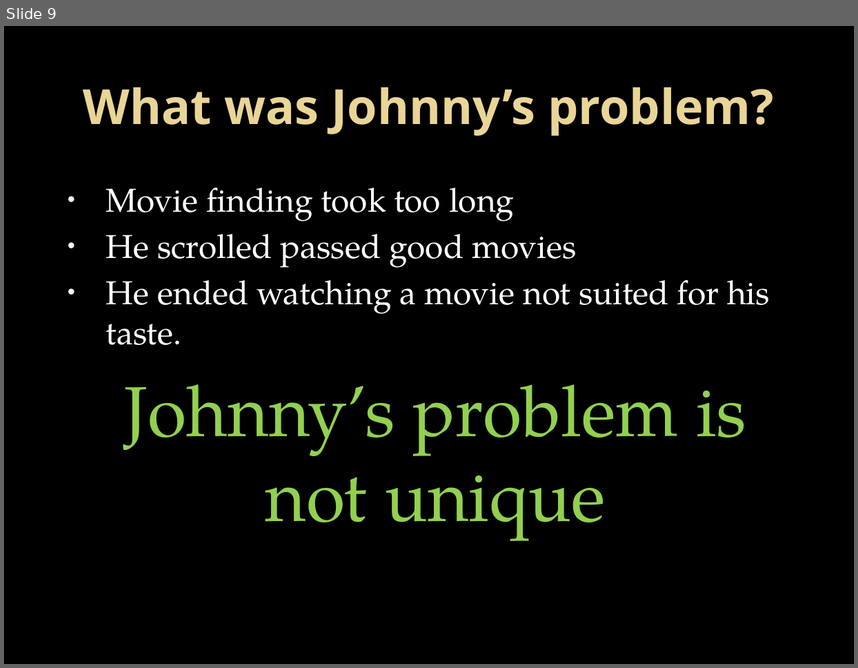
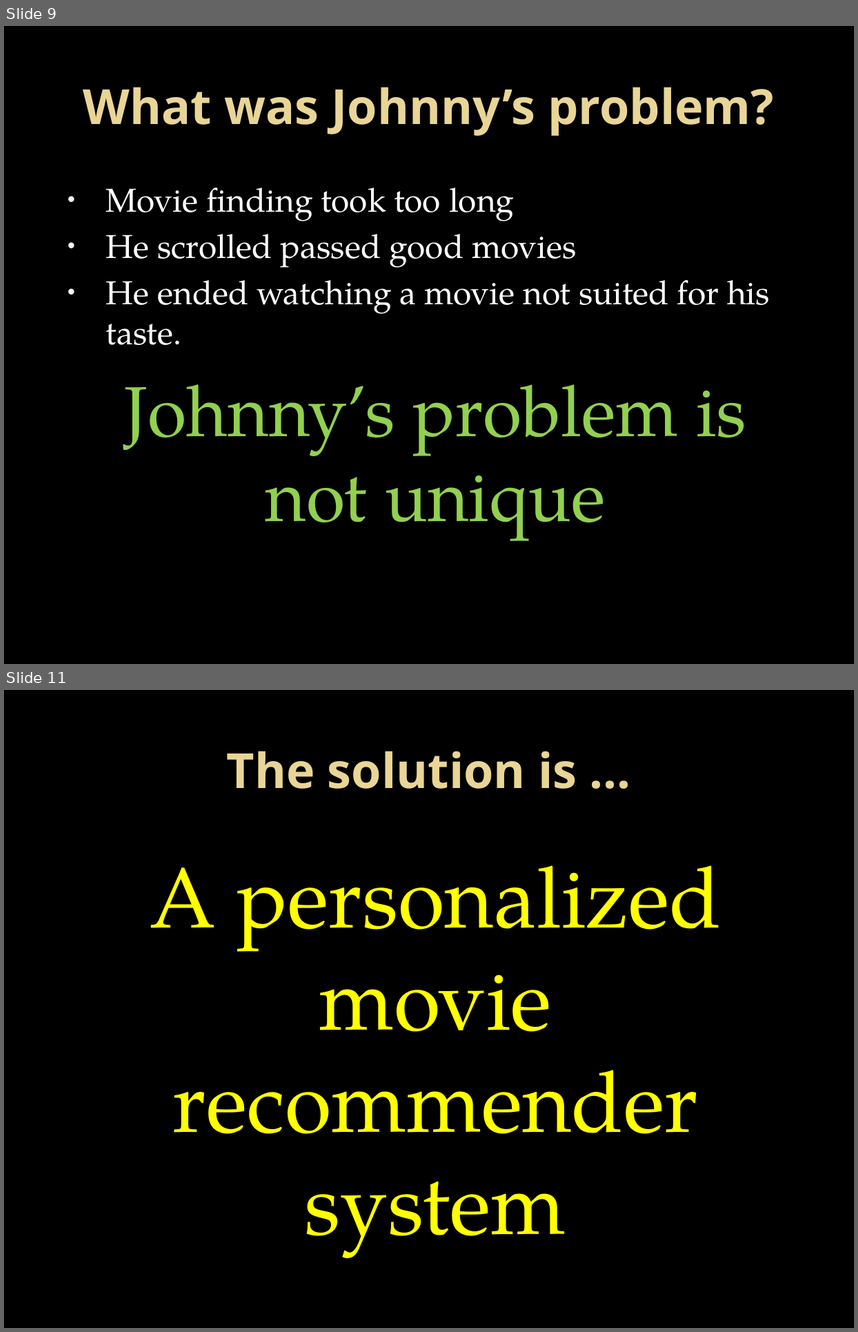
Before and after one commit to stanjaak123/Netflix-Recommender-using-Unsupervised-Machine-Learning-Clustering-, a slide deck: Presentation/Jacques slides.pptx. Shown one above the other, each under a label of ours: slide 9 before the commit, slides 9 and 11 after it; the slides between them are not shown. The pictures are 858x668 and 858x1332 pixels, drawn with LibreOffice and Linux fonts; fonts in the diff are those of the drawing; background and template pictures are left out. Boxes give left, top, right and bottom in pixels: in the first picture for what was removed or moved away, otherwise in the second. Text is boxed around its words. In the diff, an @@ line names an element or a change of style, - is before the commit and + after.

```diff
--- a/Presentation/Jacques slides.pptx
+++ b/Presentation/Jacques slides.pptx
@@ slide 11 added at [4, 690, 854, 1328], background picture (left out) @@
@@ title added at [227, 751, 577, 789], 41 pt, text gradient #EAD696 to #E7D081, bold @@
+The solution is …
@@ text added at [150, 865, 722, 1258], 72 pt, text #FFFF00 @@
+A personalized movie recommender system
```
Also in this commit, not shown: 1 slide changed, 4 other slides added, 1 other file.
